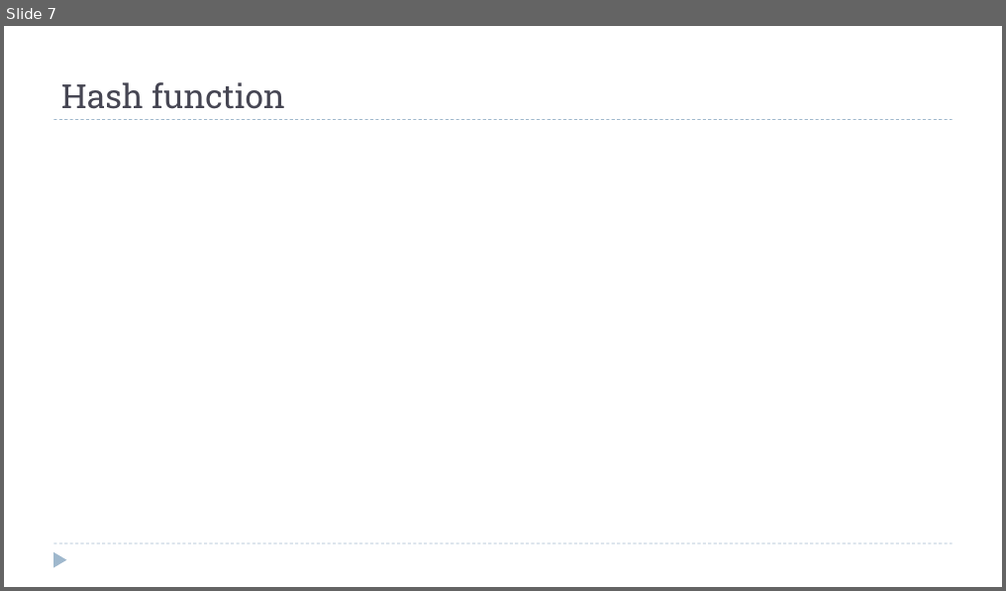
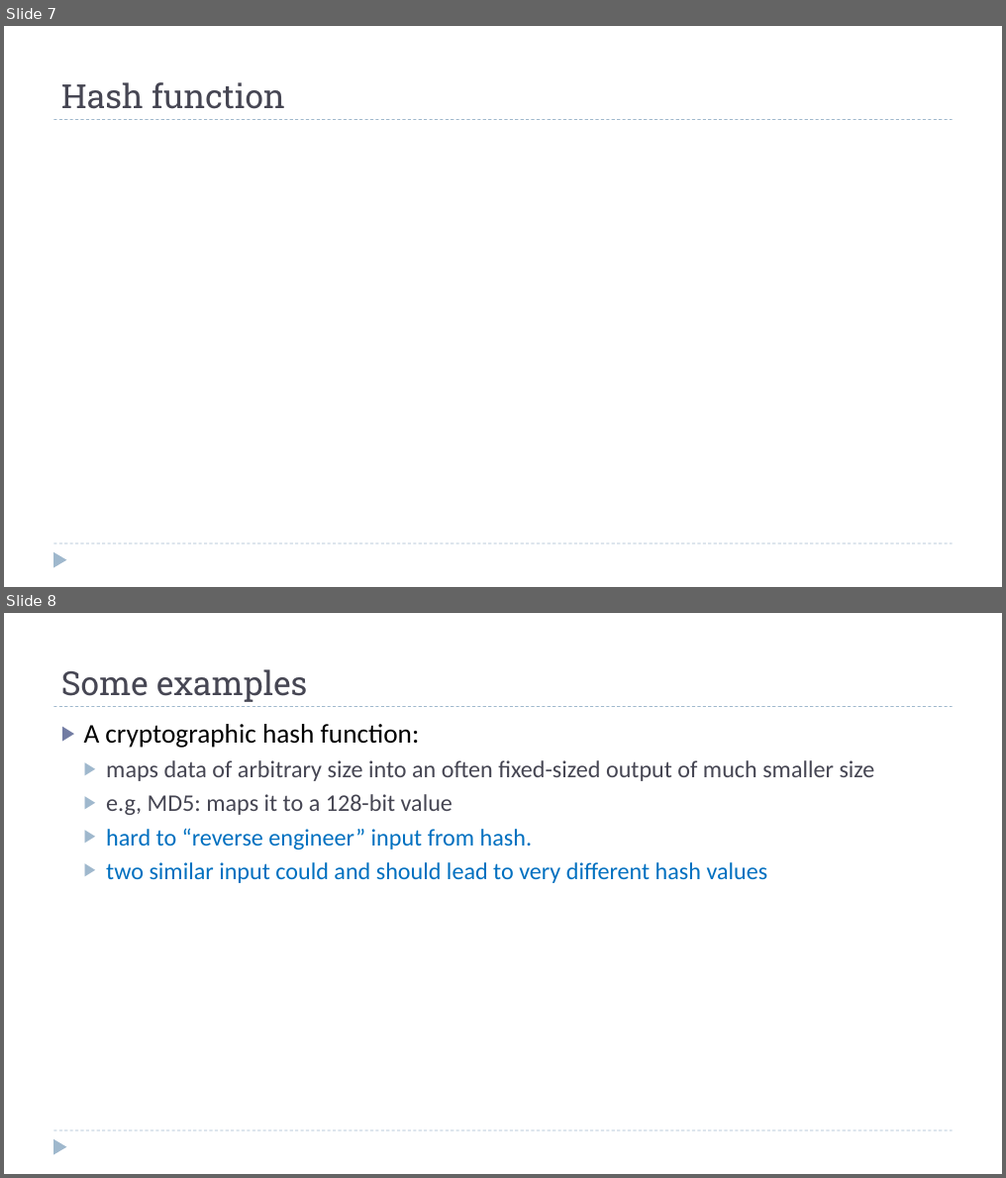
Before and after one commit to dsc-courses/dsc40b-2025-wi, a slide deck: materials/lectures/09-hashing/slides.pptx. Shown one above the other, each under a label of ours: slide 7 before the commit, slides 7 and 8 after it. The pictures are 1006x591 and 1006x1178 pixels, drawn with LibreOffice and Linux fonts; fonts in the diff are those of the drawing; grey boxes stand for pictures. Boxes give left, top, right and bottom in pixels: in the first picture for what was removed or moved away, otherwise in the second. Text is boxed around its words. In the diff, an @@ line names an element or a change of style, - is before the commit and + after.

```diff
--- a/materials/lectures/09-hashing/slides.pptx
+++ b/materials/lectures/09-hashing/slides.pptx
@@ slide 8 added at (x1=4, y1=613, x2=1002, y2=1174), background #FFFFFF; not listed: 3 template elements that a slide beside it also shows @@
@@ title added at (x1=61, y1=669, x2=307, y2=702), 32 pt, text #464653 @@
+Some examples
@@ text added at (x1=84, y1=724, x2=875, y2=883), 23 pt, text #464653 @@
+▶ A cryptographic hash function:
+  ▶ maps data of arbitrary size into an often fixed-sized output of much smaller size
+  ▶ e.g, MD5: maps it to a 128-bit value
+  ▶ hard to “reverse engineer” input from hash.
+  ▶ two similar input could and should lead to very different hash values
```
Also in this commit, not shown: 6 slides changed, 11 other slides added, 1 slide removed, 20 other files.
